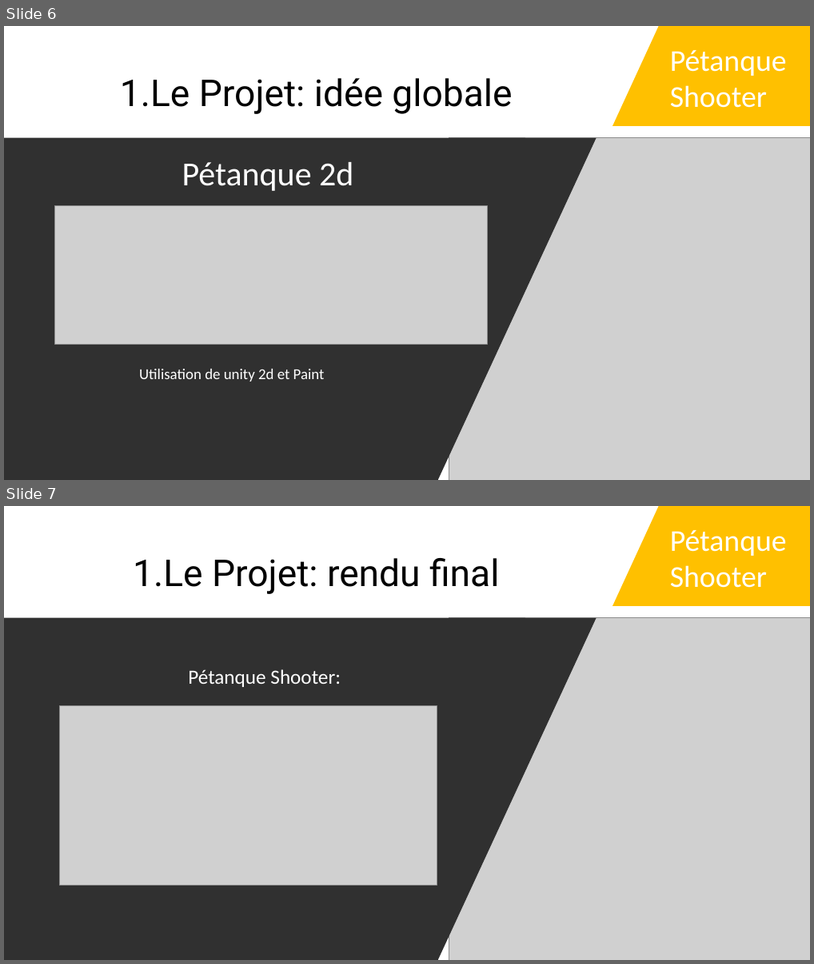
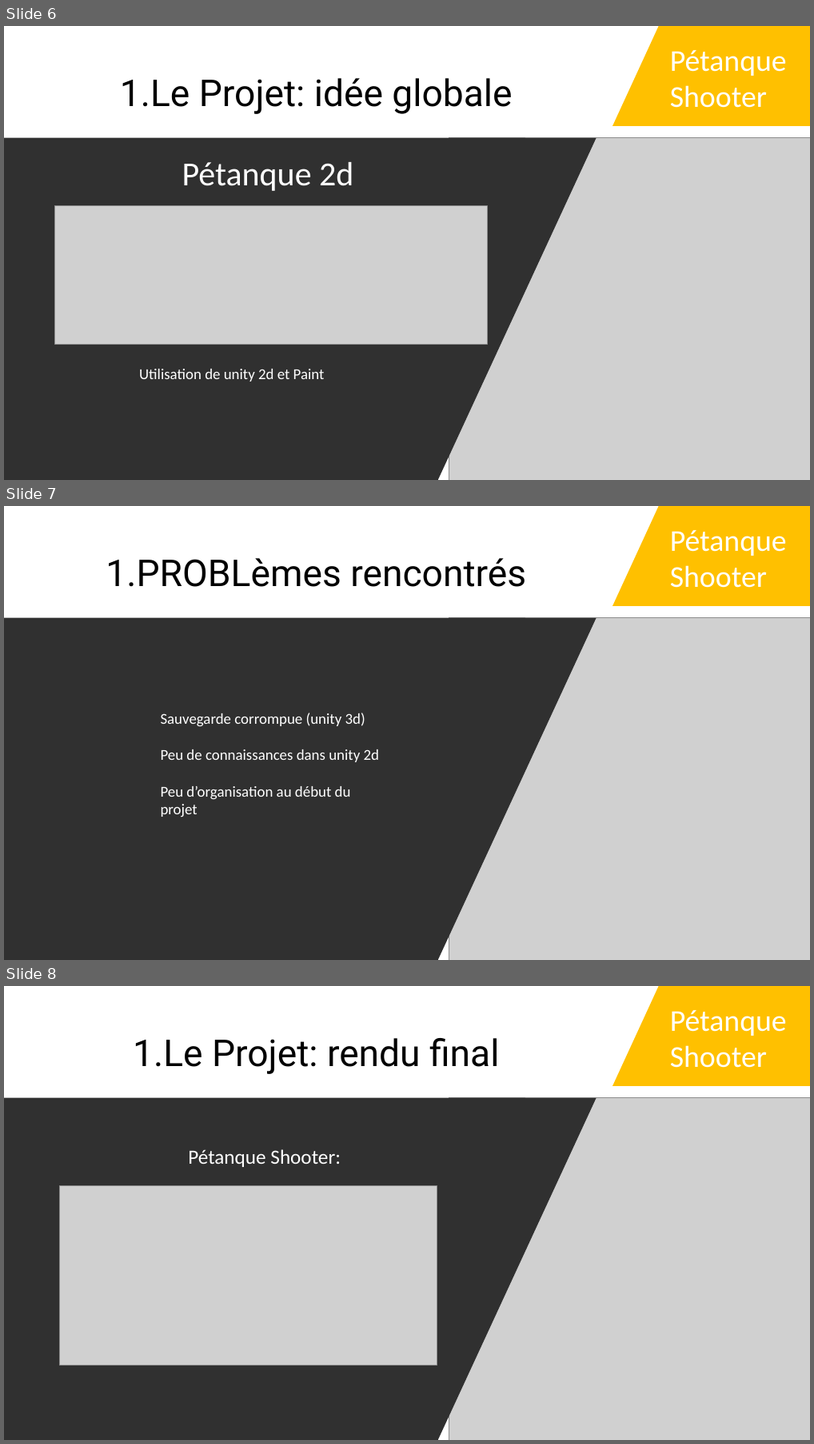
Before and after one commit to babinois/petanqueshooter, a slide deck: présentation pétanque shooter.pptx. Shown one above the other, each under a label of ours: slides 6 and 7 before the commit, slides 6, 7 and 8 after it. The pictures are 814x964 and 814x1444 pixels, drawn with LibreOffice and Linux fonts; fonts in the diff are those of the drawing; grey boxes stand for pictures. Boxes give left, top, right and bottom in pixels: in the first picture for what was removed or moved away, otherwise in the second. Text is boxed around its words. In the diff, an @@ line names an element or a change of style, - is before the commit and + after.

```diff
--- a/présentation pétanque shooter.pptx
+++ b/présentation pétanque shooter.pptx
@@ slide 7 added at box(4, 506, 810, 960), background #000000 @@
@@ rectangle added at box(4, 506, 810, 960), fill #FFFFFF @@
@@ freeform shape added at box(613, 506, 810, 606), fill #FFC000 @@
@@ text added at box(670, 530, 787, 588), 36 pt, text #FFFFFF @@
+Pétanque
+Shooter
@@ title added at box(106, 558, 526, 587), 44 pt, text #000000 @@
+1.PROBLèmes rencontrés
@@ freeform shape added at box(4, 618, 597, 960), fill #303030 @@
@@ picture added at box(450, 618, 810, 960) @@
@@ text added at box(161, 712, 379, 816), 18 pt, text #FFFFFF @@
+Sauvegarde corrompue (unity 3d)
+Peu de connaissances dans unity 2d
+Peu d’organisation au début du projet
@@ what was slide 7 is now slide 8 @@
```
Also in this commit, not shown: 1 slide changed, 2 other slides added, 1 other file.
